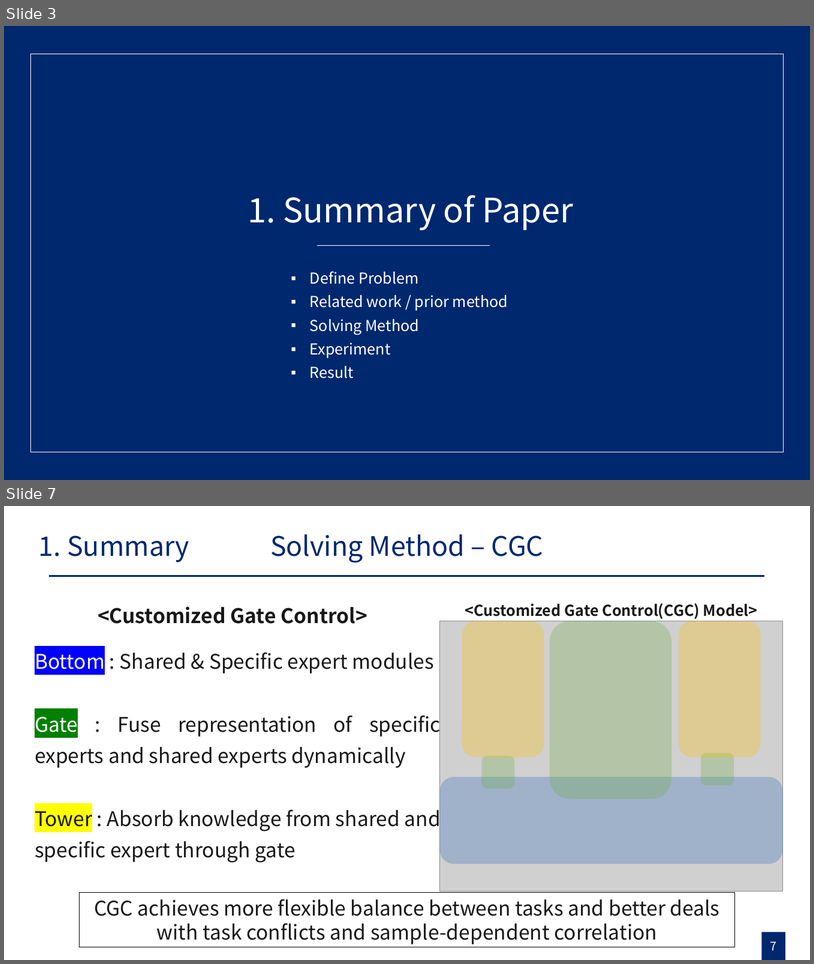
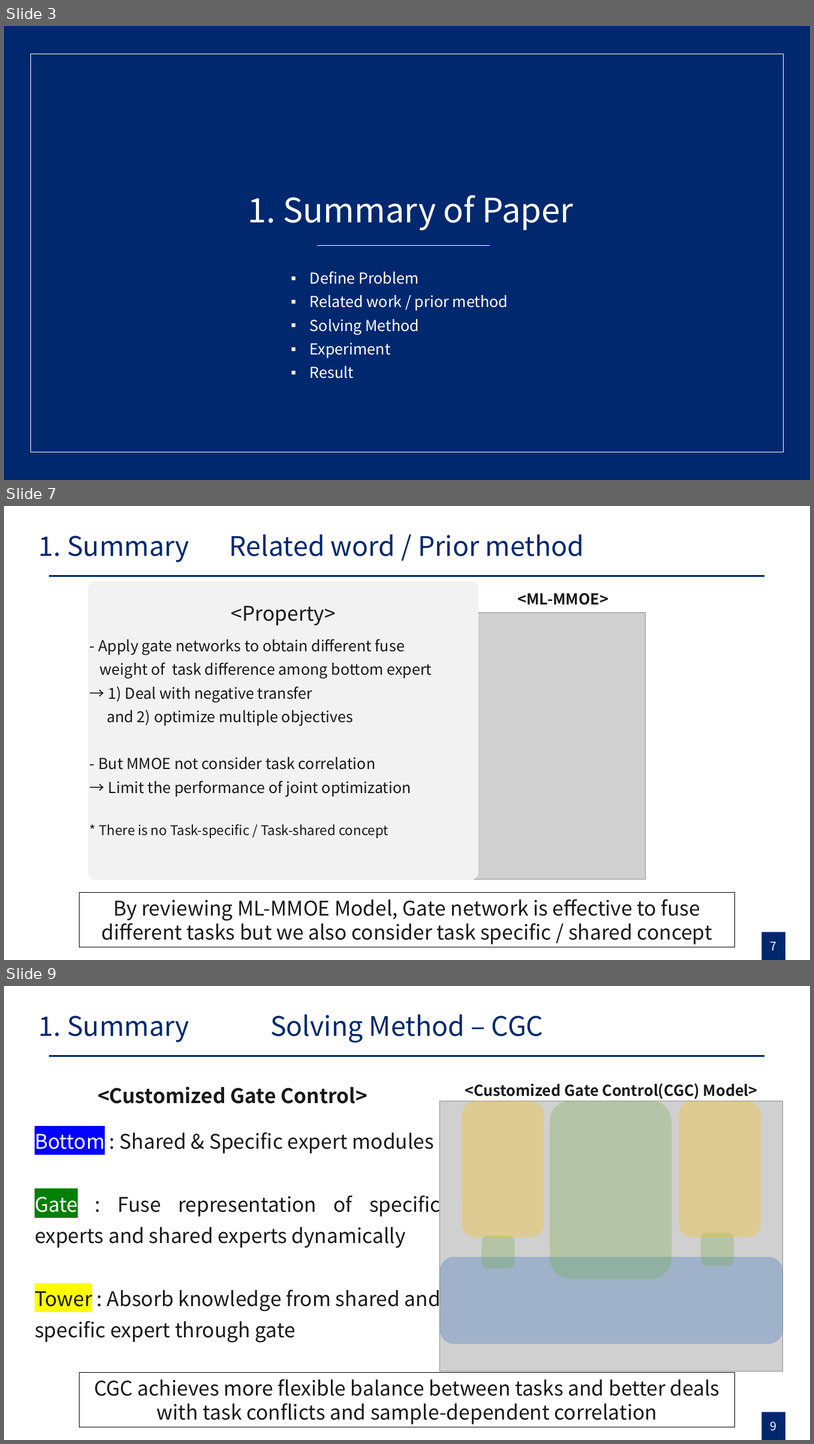
Before and after one commit to gusrn0505/TIL, a slide deck: [PPTPLUG]PP-151/RecSys 발표 준비_강현구.pptx. Shown one above the other, each under a label of ours: slides 3 and 7 before the commit, slides 3, 7 and 9 after it; the slides between them are not shown. The pictures are 814x964 and 814x1444 pixels, drawn with LibreOffice and Linux fonts; fonts in the diff are those of the drawing; grey boxes stand for pictures. Boxes give left, top, right and bottom in pixels: in the first picture for what was removed or moved away, otherwise in the second. Text is boxed around its words. In the diff, an @@ line names an element or a change of style, - is before the commit and + after.

```diff
--- a/[PPTPLUG]PP-151/RecSys 발표 준비_강현구.pptx
+++ b/[PPTPLUG]PP-151/RecSys 발표 준비_강현구.pptx
@@ slide 7 added at [4, 506, 810, 960], background #FFFFFF; not listed: 3 template elements that a slide beside it also shows @@
@@ text added at [39, 535, 189, 562], 32 pt, text #00286F @@
+1. Summary
@@ title added at [230, 534, 585, 556], 32 pt, text #00286F @@
+Related word / Prior method
@@ rounded rectangle added at [88, 582, 479, 880], fill #F2F2F2 @@
@@ text added at [518, 593, 609, 605], 18 pt, text #181818, bold @@
+<ML-MMOE>
@@ picture added at [108, 612, 646, 879] @@
@@ text added at [206, 606, 279, 608], 18 pt, text #181818, bold @@
+<Cross-Stitch Network>
@@ text added at [231, 606, 336, 625], 24 pt, text #181818 @@
+<Property>
@@ text added at [310, 606, 363, 608], 18 pt, text #181818, bold @@
+<Sluice Network>
@@ text added at [98, 639, 432, 838], 18 pt, text #181818 @@
+- Apply gate networks to obtain different fuse
+weight of task difference among bottom expert
+→ 1) Deal with negative transfer
+and 2) optimize multiple objectives
+- But MMOE not consider task correlation
+→ Limit the performance of joint optimization
+* There is no Task-specific / Task-shared concept
@@ rectangle added at [79, 892, 735, 947], outline #000000 0.75 pt, 24 pt, text #181818 @@
+By reviewing ML-MMOE Model, Gate network is effective to fuse different tasks but we also consider task specific / shared concept
@@ what was slide 7 is now slide 9 @@
@@ page number at [771, 1421, 777, 1431]: text changed @@
-7
+9
```
Also in this commit, not shown: 3 slides changed, 1 other slide added, 3 other files.
